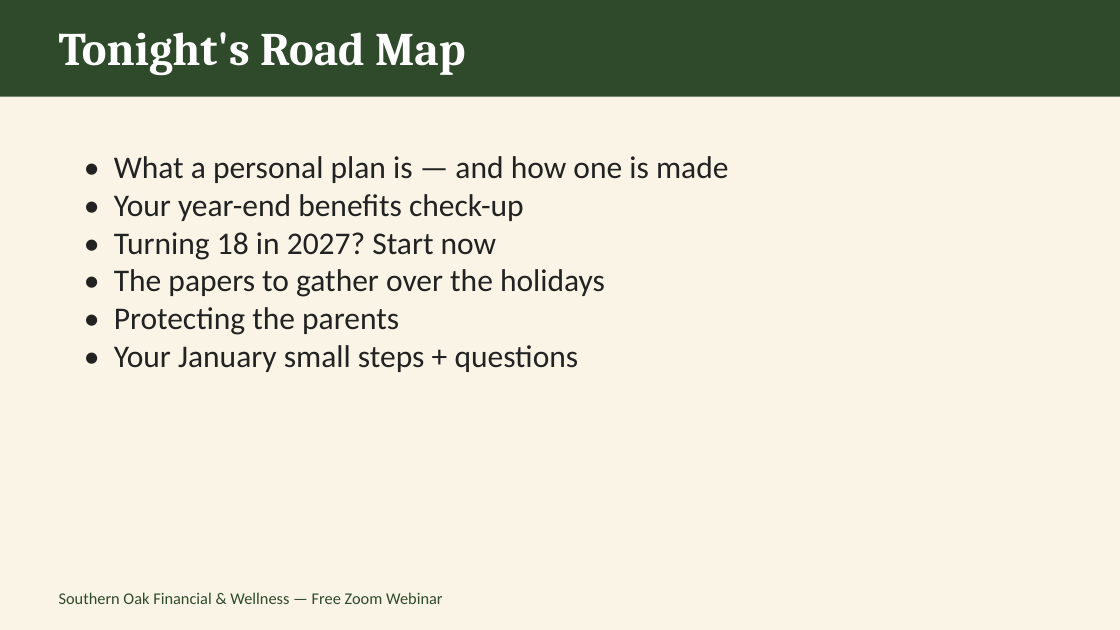
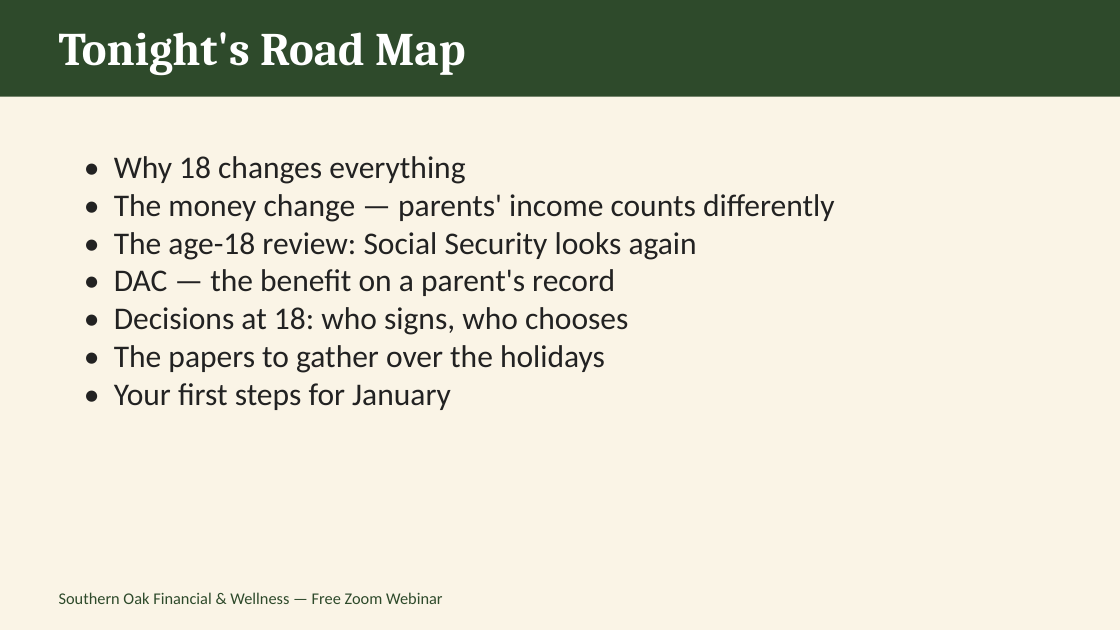
Before and after one commit to southernoakfw-ja/southernoakfw-ja.github.io, a slide deck: slide 2 of assets/Clear-Plan-Webinar-Dec11.pptx. Drawn at 1120x630 pixels with LibreOffice and Linux fonts; fonts in the diff are those of the drawing. Boxes give left, top, right and bottom in pixels: in the first picture for what was removed or moved away, otherwise in the second. Text is boxed around its words. In the diff, an @@ line names an element or a change of style, - is before the commit and + after.

```diff
--- a/assets/Clear-Plan-Webinar-Dec11.pptx
+++ b/assets/Clear-Plan-Webinar-Dec11.pptx
@@ text at (114,156,835,335): text changed @@
-• What a personal plan is — and how one is made
-• Your year-end benefits check-up
-• Turning 18 in 2027? Start now
+• Why 18 changes everything
+• The money change — parents' income counts differently
+• The age-18 review: Social Security looks again
+• DAC — the benefit on a parent's record
+• Decisions at 18: who signs, who chooses
@@ text at (114,383,451,410): text changed @@
-• Protecting the parents
-• Your January small steps + questions
+• Your first steps for January
```
Also in this commit, not shown: 8 other slides changed, 2 slides added, 2 slides removed, 7 other files.
